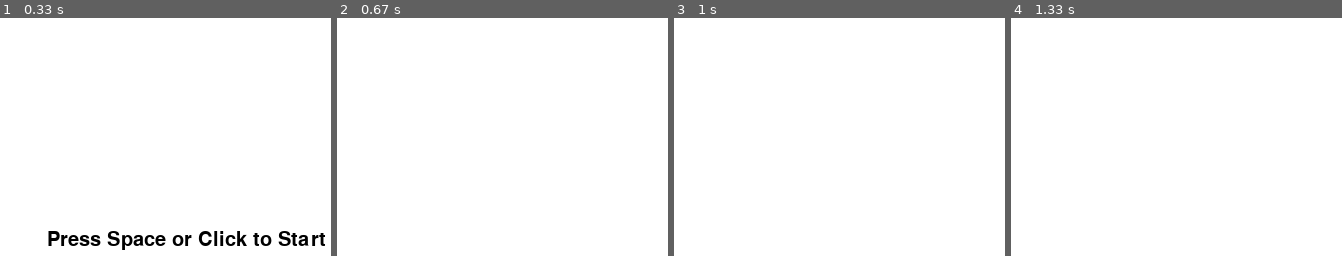
Above: before the commit, frames 1-4 (left to right).
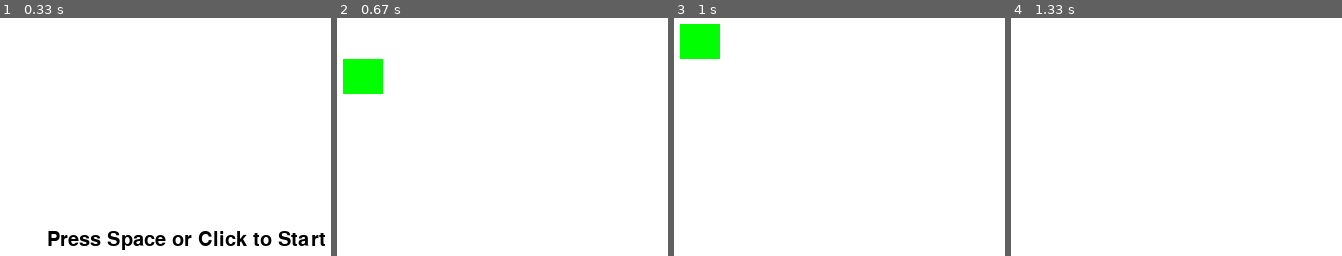
Above: after the commit, the same moments.

Repository: Dev-Chase/FlappyBird-Pygame
Game: pygame game, started from main.py
Two runs of this game, one before a commit and one after it. Both use one fixed random seed, a clock stepped at 60 frames per second and the inputs below.
Inputs (mouse positions are in pixels of both pictures, inside the frame that each line leads up to):
- Up to frame 1 (0.33 s): no input
- Up to frame 2 (0.67 s): press the mouse at (outside the picture) at 0.37 s; move the mouse to (outside the picture) at 0.47 s; release the mouse at (403, 244) at 0.6 s
- Up to frame 3 (1 s): tap Space at 0.67 s
- Up to frame 4 (1.33 s): hold Up from 1 s (still down); tap Space at 1.07 s

Frame 1 is identical in both runs. In frame 2, 1.8% of the frame differs, in the area x 1-14%, y 17-32%; in frame 3, 1.8%; in frame 4, nothing differs.

Commit message:
Added player and pipe classes

Diff:
--- /dev/null
+++ b/pipes.py
@@ -0,0 +1,15 @@
+from settings import *
+
+class Pipe(pygame.sprite.Sprite):
+    # Creating Class Constructor
+    def __init__(self, pos, size, colour=colours['green']):
+        # Calling Parent Classe's Constructor
+        super().__init__()
+
+        # Creating Core Variables
+        self.image = pygame.Surface(size)
+        self.image.fill(colour)
+        self.rect = self.image.get_rect(topleft=pos)
+
+    def move(self, n):
+        self.rect.x -= n
--- /dev/null
+++ b/player.py
@@ -0,0 +1,30 @@
+from settings import *
+
+class Player(pygame.sprite.Sprite):
+    # Creating Constructor for Class
+    def __init__(self, pos, size=(40, 35), colour=colours['green']):
+        # Calling the Parent Classe's Constructor
+        super().__init__()
+
+        # Creating Core Sprite Attributes
+        self.image = pygame.Surface(size)
+        self.image.fill(colour)
+        self.rect = self.image.get_rect(topleft=pos)
+
+        # Creating Core Movement Attributes
+        self.grv = .1
+        self.jmpsp = -2.5
+        self.dir = pygame.math.Vector2(0, 0)
+
+    # Creating a Function to Run every Frame
+    def update(self):
+        # Getting all the Pressed Keys
+        keys = pygame.key.get_pressed()
+
+        jump = keys[pygame.K_SPACE] or keys[pygame.K_UP]
+
+        self.dir.y += self.grv
+        if jump: self.dir.y = self.jmpsp
+
+        self.rect.x += self.dir.x
+        self.rect.y += self.dir.y
--- a/world.py
+++ b/world.py
@@ -1,5 +1,7 @@
 from settings import *
 from random import seed, randint
+from player import Player
+
 # Class Imports go here
 seed(randint(1, 999999999999999999))
 
@@ -19,7 +21,7 @@
         self.score = 0
 
         # Create Sprite Groups Here
-        # self.player = pygame.sprite.GroupSingle(Player(...))
+        self.player = pygame.sprite.GroupSingle(Player((70, 5)))
         # self.walls = pygame.sprite.Group()
 
         # Setting Game Status to Setup
@@ -39,7 +41,7 @@
     #Update Function if the Game Status is Setup
     def update_setup(self):
         # Empty Sprite Groups Here
-        # self.walls.empty()
+        self.player.sprite.__init__(((70, 5)))
 
         # Reset Variables here
         self.score = 0
@@ -81,10 +83,11 @@
         n = randint(1, 7)
 
         # More Game Logic to Run every frame
+        self.player.update()
 
         # Drawing the Sprites to the Display through Sprite groups
         # self.walls.draw(self.display)
-        # self.player.draw(self.display)
+        self.player.draw(self.display)
 
         # Death Condition goes here
         # Ex: if (hit_groud): self.status = self.status_dict['gameover']
